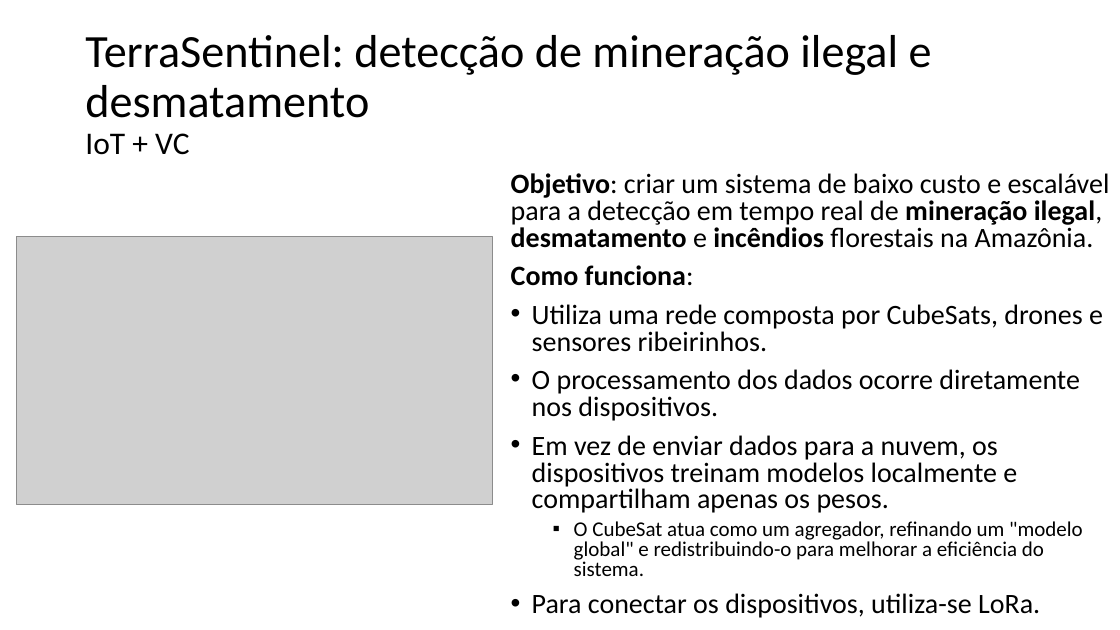
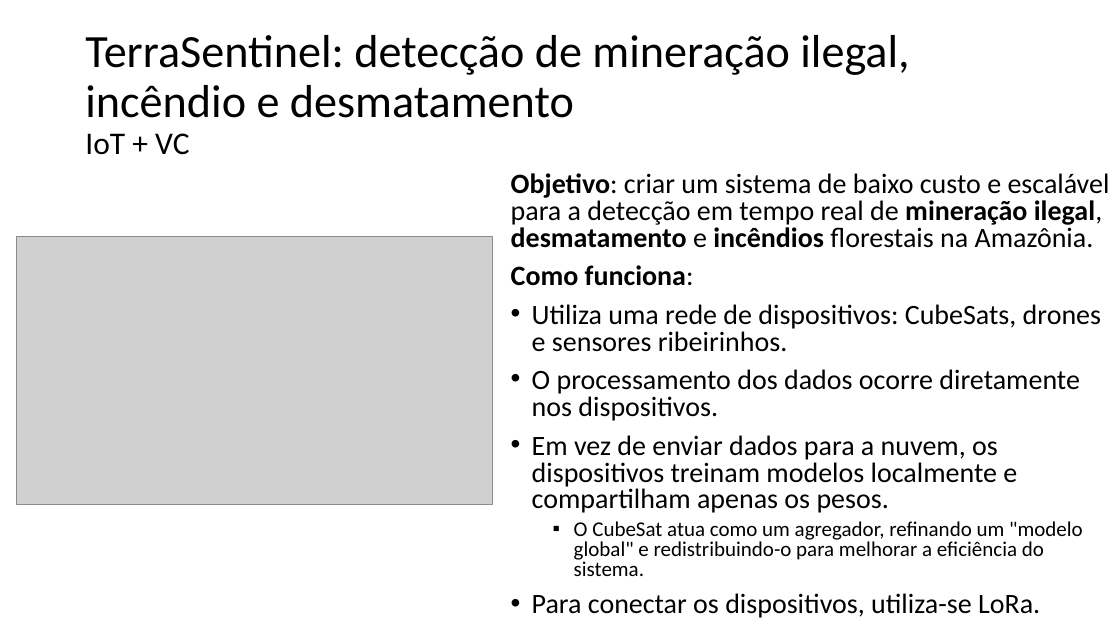
Before and after one commit to zz4fap/c24_inteligencia_artificial, a slide deck: slide 13 of slides/C24_Projetos.pptx. Drawn at 1120x630 pixels with LibreOffice and Linux fonts; fonts in the diff are those of the drawing; grey boxes stand for pictures. Boxes give left, top, right and bottom in pixels: in the first picture for what was removed or moved away, otherwise in the second. Text is boxed around its words. In the diff, an @@ line names an element or a change of style, - is before the commit and + after.

```diff
--- a/slides/C24_Projetos.pptx
+++ b/slides/C24_Projetos.pptx
@@ title at (x1=85, y1=35, x2=909, y2=155): text changed @@
-TerraSentinel: detecção de mineração ilegal e desmatamento
-IoT + VC
+TerraSentinel: detecção de mineração ilegal, incêndio e desmatamento
+IoT + VC
@@ text at (x1=532, y1=304, x2=1101, y2=352): text changed @@
-• Utiliza uma rede composta por CubeSats, drones e sensores ribeirinhos.
+• Utiliza uma rede de dispositivos: CubeSats, drones e sensores ribeirinhos.
```
Also in this commit, not shown: 4 other slides changed, 1 other file.
